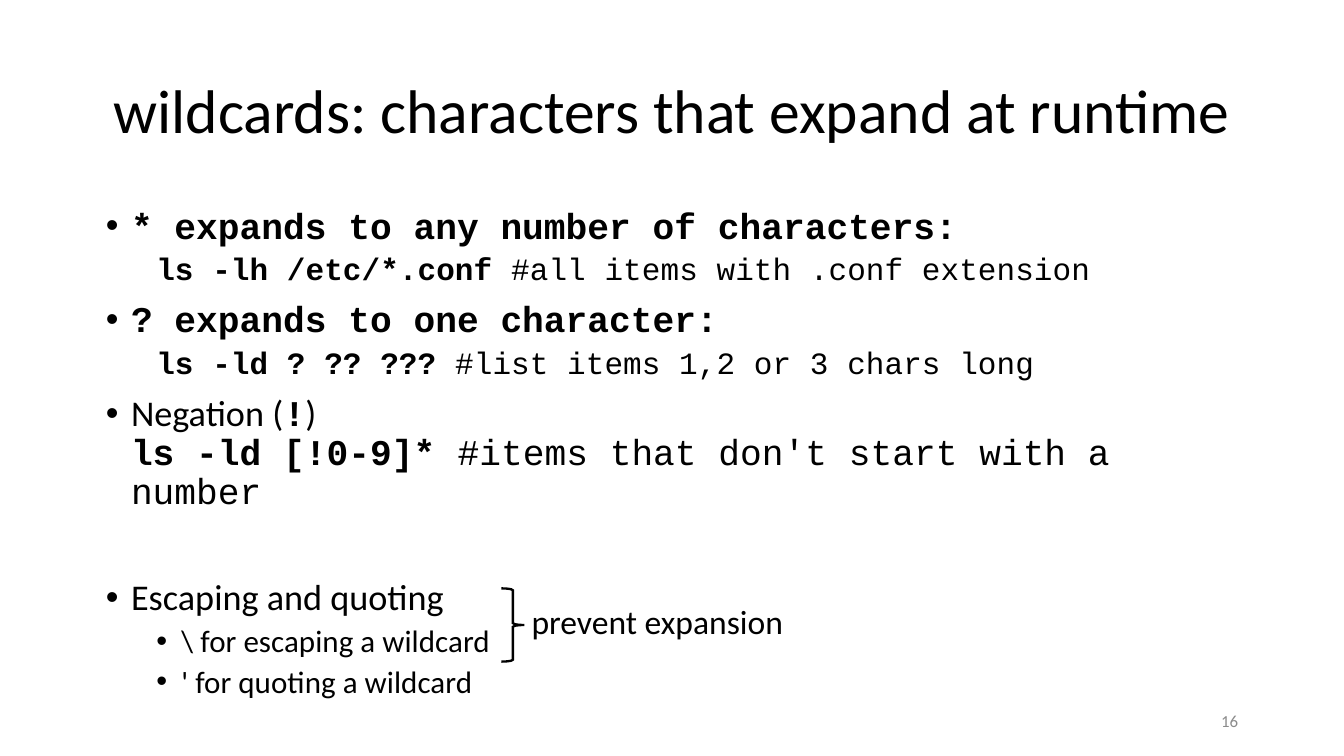
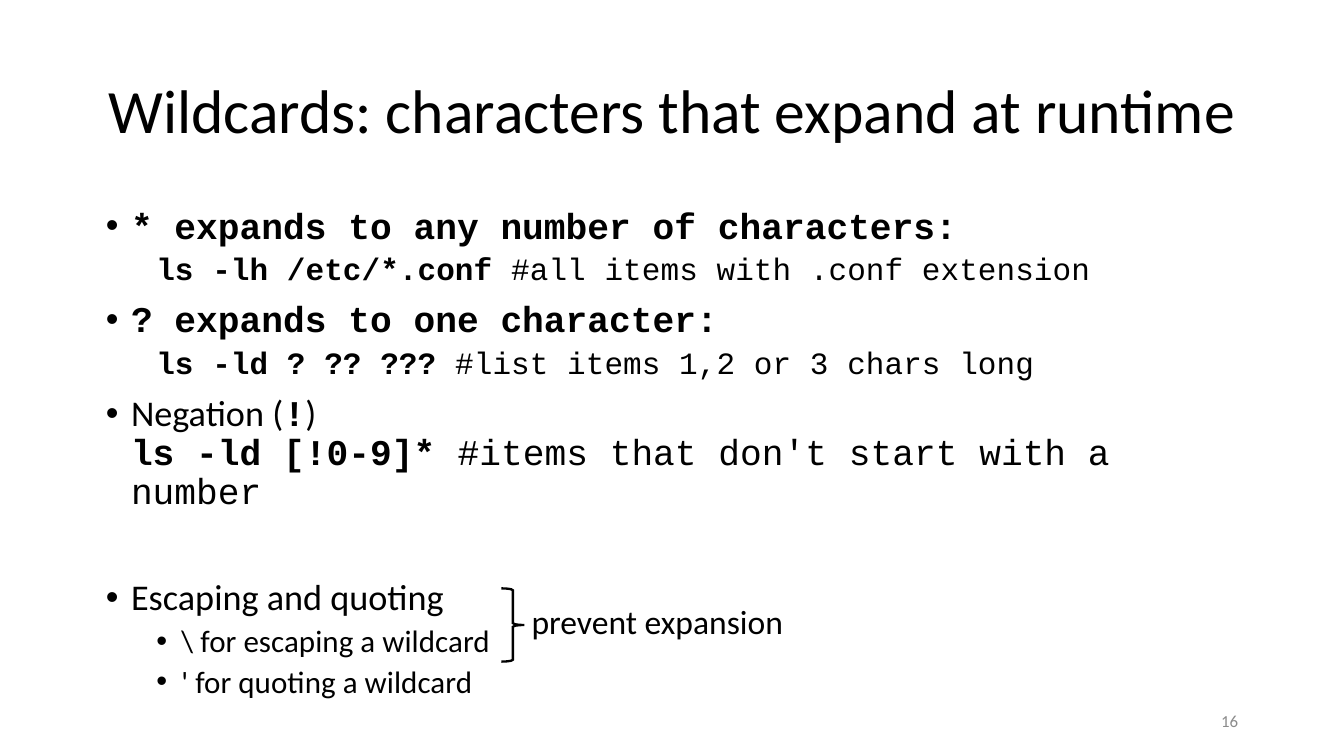
Before and after one commit to ketancmaheshwari/lisa19, a slide deck: slide 16 of lpt_LISA.pptx. Drawn at 1344x756 pixels with LibreOffice and Linux fonts; fonts in the diff are those of the drawing. Boxes give left, top, right and bottom in pixels: in the first picture for what was removed or moved away, otherwise in the second. Text is boxed around its words. In the diff, an @@ line names an element or a change of style, - is before the commit and + after.

```diff
--- a/lpt_LISA.pptx
+++ b/lpt_LISA.pptx
@@ title at (108, 90, 1235, 143): text changed @@
-wildcards: characters that expand at runtime
+Wildcards: characters that expand at runtime
```
Also in this commit, not shown: 4 other slides changed, 1 other file.
